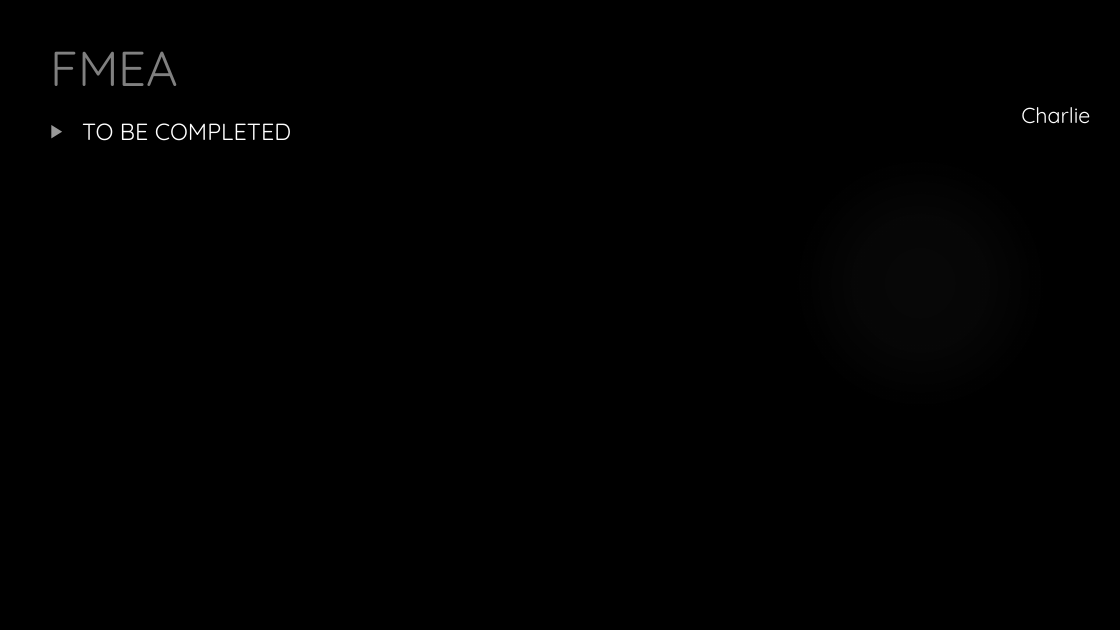
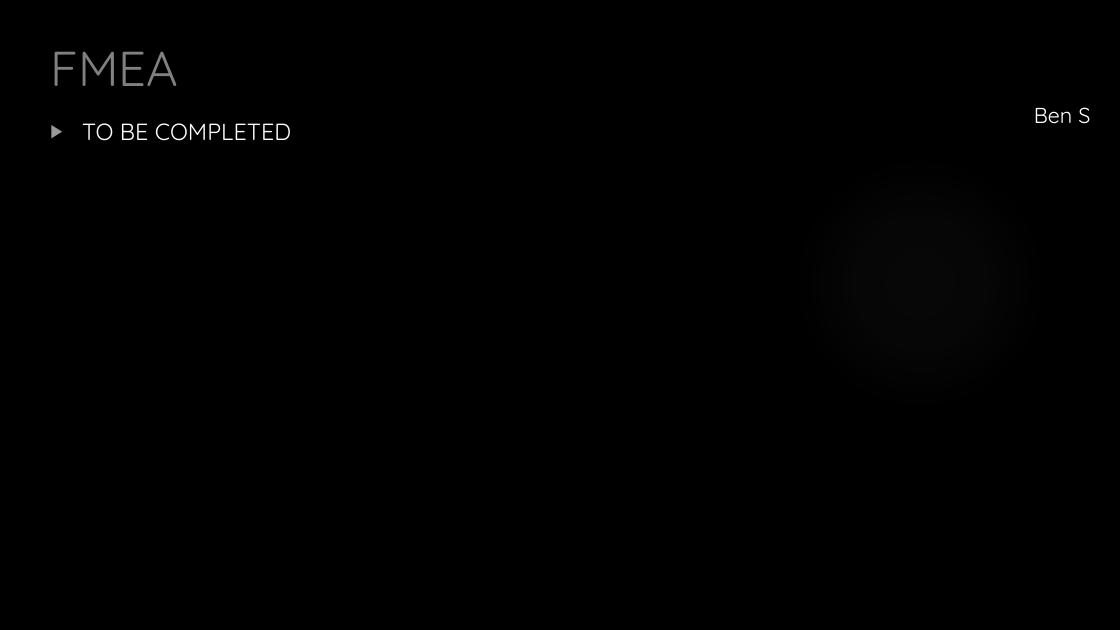
Before and after one commit to HASP-UMN/CubeSat, a slide deck: slide 42 of Presentations/CDR_Presentation.pptx (slide 31 before the commit). Drawn at 1120x630 pixels with LibreOffice and Linux fonts; fonts in the diff are those of the drawing; background and template pictures are left out. Boxes give left, top, right and bottom in pixels: in the first picture for what was removed or moved away, otherwise in the second. Text is boxed around its words. In the diff, an @@ line names an element or a change of style, - is before the commit and + after.

```diff
--- a/Presentations/CDR_Presentation.pptx
+++ b/Presentations/CDR_Presentation.pptx
@@ text at [1034, 107, 1090, 124]: text changed @@
-Charlie
+Ben S
```
Also in this commit, not shown: 10 other slides changed, 13 slides added, 1 slide removed, 1 other file.
